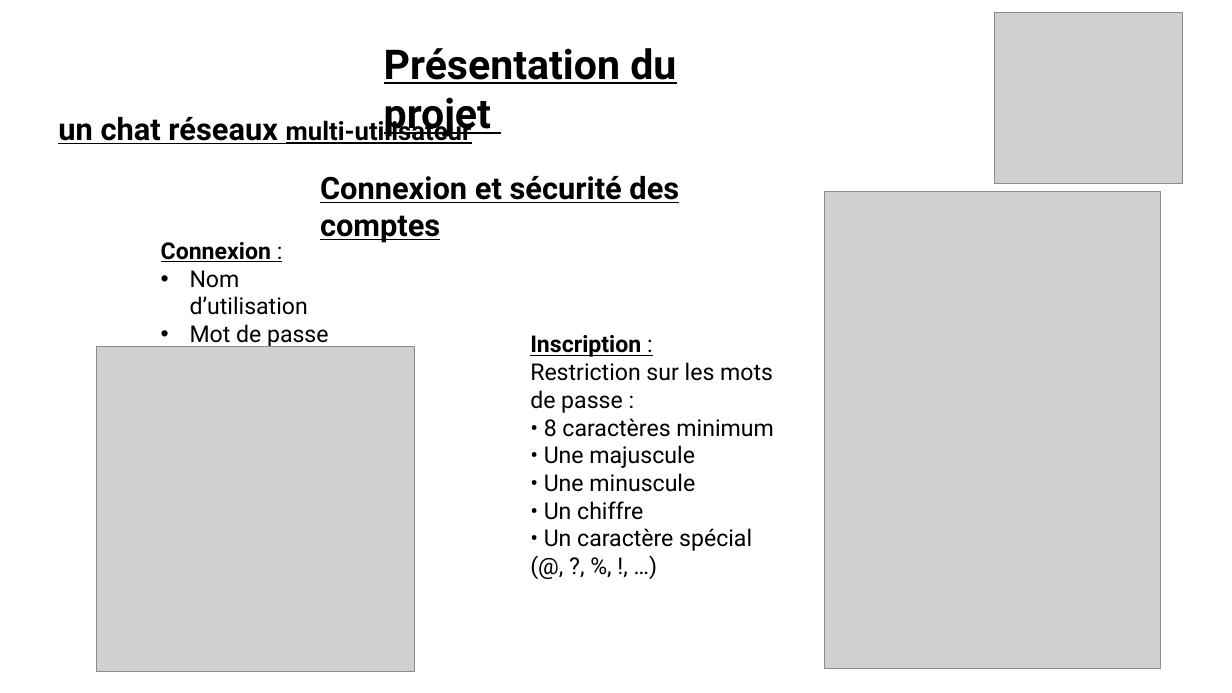
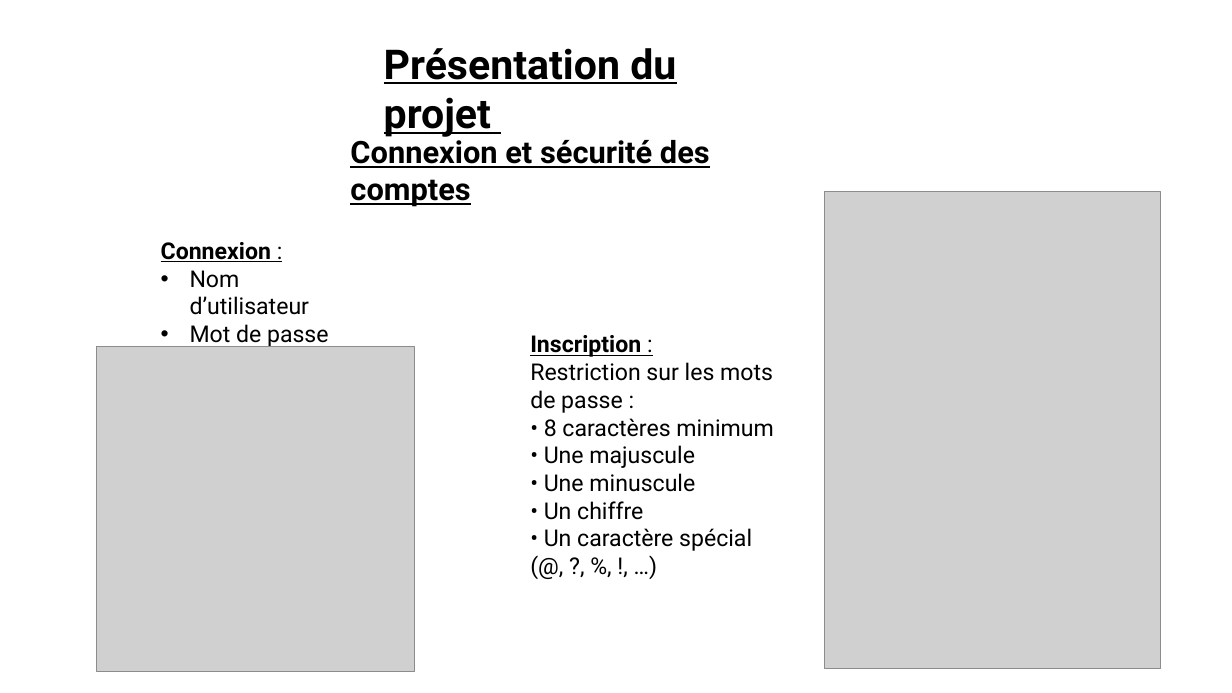
Before and after one commit to vento11b/mini-projet2, a slide deck: slide 4 of Présentation/TOKI.pptx. Drawn at 1232x693 pixels with LibreOffice and Linux fonts; fonts in the diff are those of the drawing; grey boxes stand for pictures. Boxes give left, top, right and bottom in pixels: in the first picture for what was removed or moved away, otherwise in the second. Text is boxed around its words. In the diff, an @@ line names an element or a change of style, - is before the commit and + after.

```diff
--- a/Présentation/TOKI.pptx
+++ b/Présentation/TOKI.pptx
@@ picture removed at (995,12,1183,184) @@
@@ text removed at (58,117,472,144) @@
-un chat réseaux multi-utilisateur
@@ text "Connexion et sécurité des comptes" rewrapped from (320,176,679,243) to (350,135,710,207) @@
@@ text at (190,270,310,315): text changed @@
-• Nom d’utilisation
+• Nom d’utilisateur
```
Also in this commit, not shown: 6 other slides changed, 5 slides added, 1 slide removed, 1 other file.
